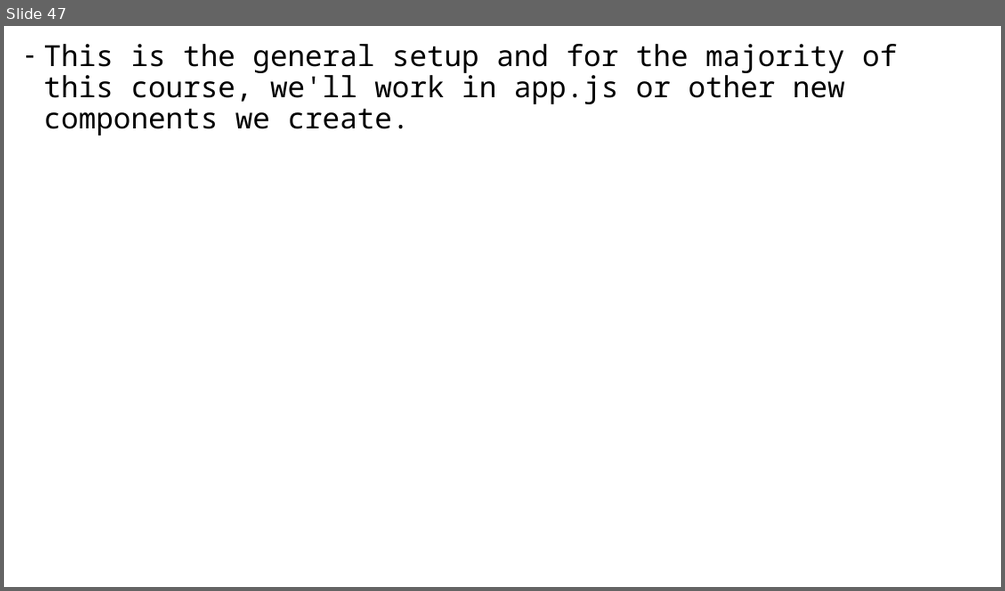
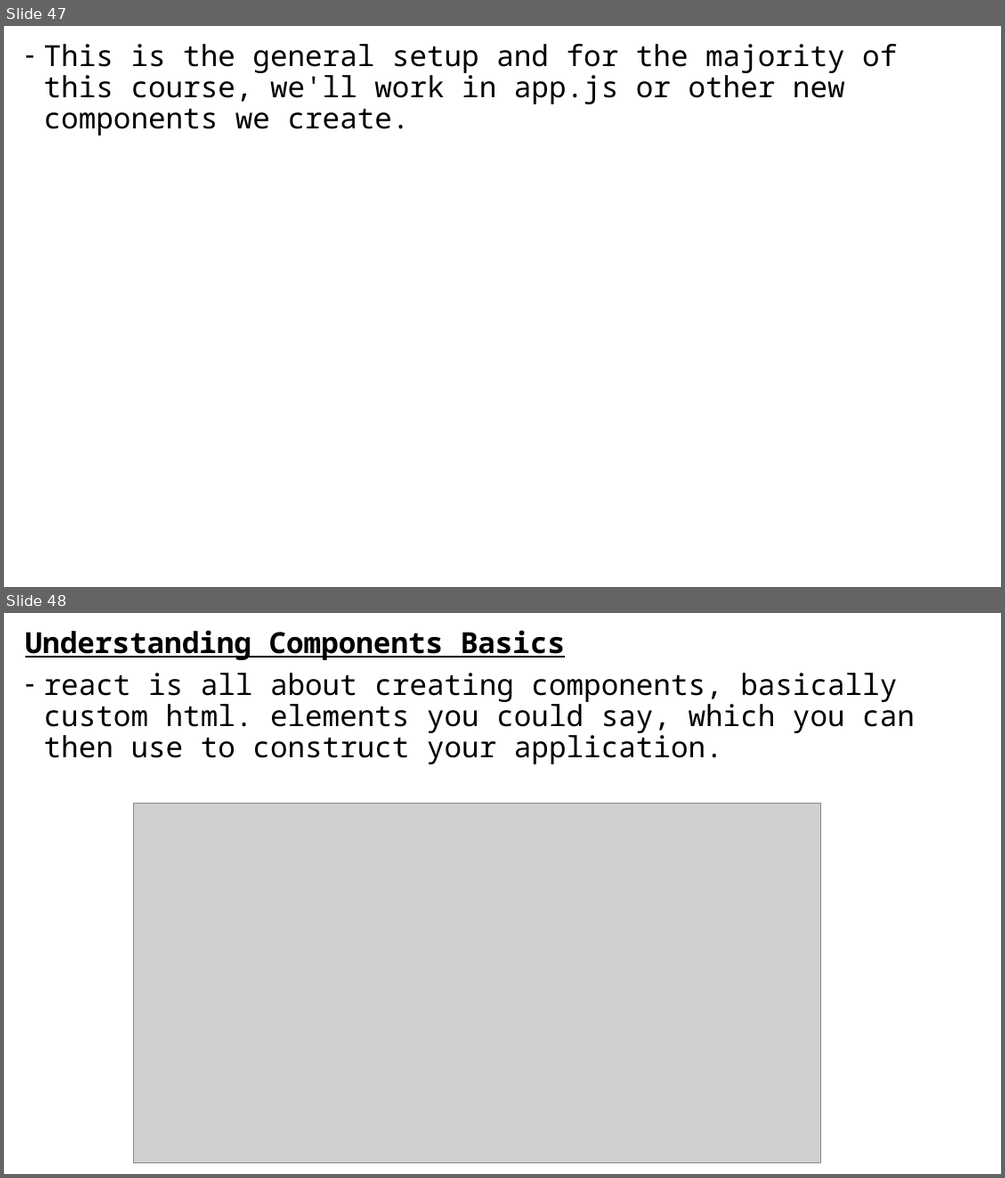
Before and after one commit to Vijay-Ky/Aptech-DSU-FWD-B704, a slide deck: React/ReactTheory.pptx. Shown one above the other, each under a label of ours: slide 47 before the commit, slides 47 and 48 after it. The pictures are 1005x591 and 1005x1178 pixels, drawn with LibreOffice and Linux fonts; fonts in the diff are those of the drawing; grey boxes stand for pictures. Boxes give left, top, right and bottom in pixels: in the first picture for what was removed or moved away, otherwise in the second. Text is boxed around its words. In the diff, an @@ line names an element or a change of style, - is before the commit and + after.

```diff
--- a/React/ReactTheory.pptx
+++ b/React/ReactTheory.pptx
@@ slide 48 added at (4,613,1001,1174), background #FFFFFF @@
@@ text added at (25,630,914,764), 28 pt, text #000000 @@
+Understanding Components Basics
+– react is all about creating components, basically custom html. elements you could say, which you can then use to construct your application.
@@ picture added at (133,803,821,1163) @@
```
Also in this commit, not shown: 1 slide changed, 1 other slide added, 2 slides removed, 1 other file.
